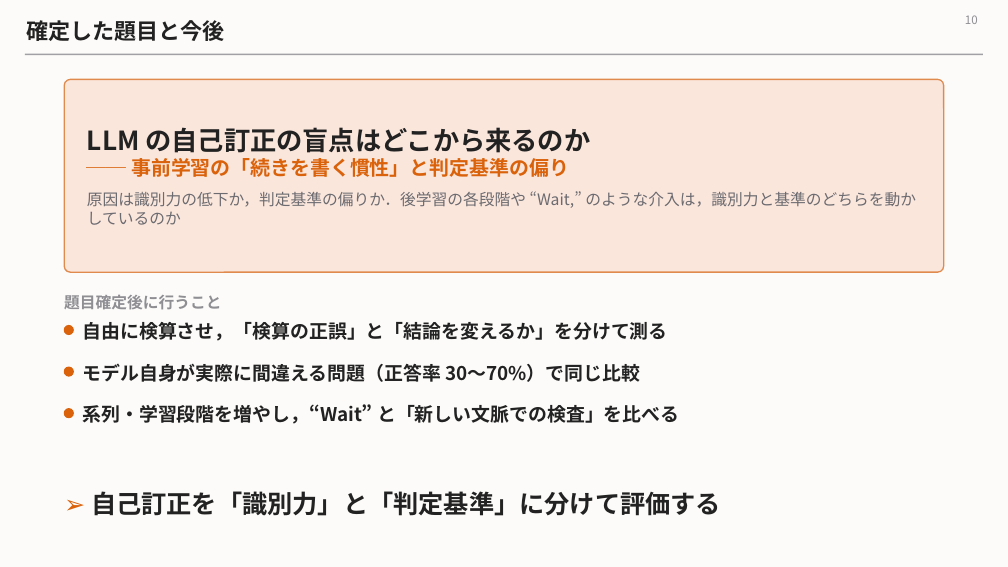
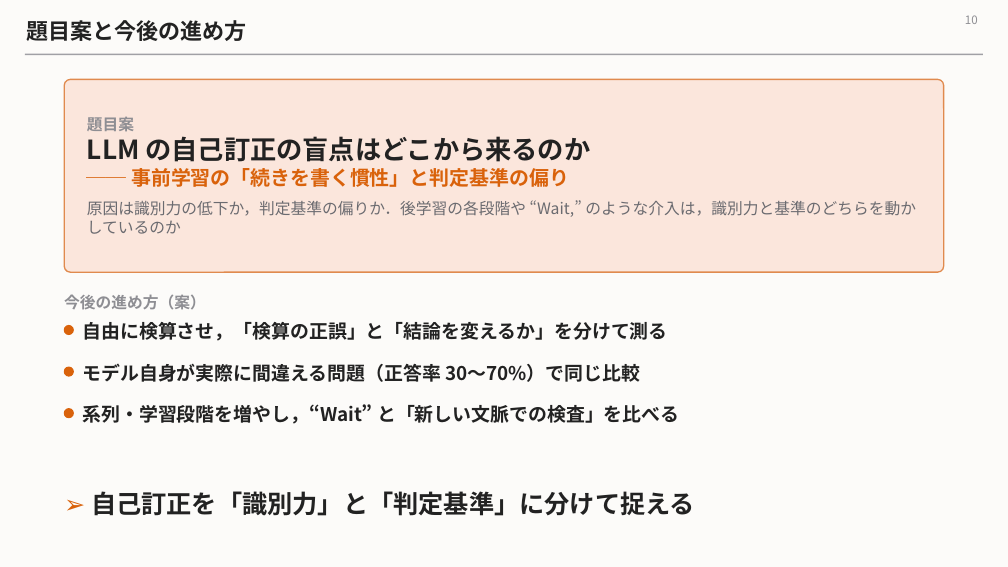
Before and after one commit to Nhckdvrl/ssn-group-papaer, a slide deck: slide 10 of workbench/mechanism-population-dynamics/zemi_2026-11.pptx. Drawn at 1008x567 pixels with LibreOffice and Linux fonts; fonts in the diff are those of the drawing. Boxes give left, top, right and bottom in pixels: in the first picture for what was removed or moved away, otherwise in the second. Text is boxed around its words. In the diff, an @@ line names an element or a change of style, - is before the commit and + after.

```diff
--- a/workbench/mechanism-population-dynamics/zemi_2026-11.pptx
+++ b/workbench/mechanism-population-dynamics/zemi_2026-11.pptx
@@ title at [26, 20, 247, 41]: text changed @@
-確定した題目と今後
+題目案と今後の進め方
@@ text at [87, 117, 134, 131]: paragraph added @@
+題目案
@@ text at [64, 294, 206, 310]: text changed @@
-題目確定後に行うこと
+今後の進め方（案）
@@ text at [91, 491, 695, 516]: text changed @@
-➢ 自己訂正を「識別力」と「判定基準」に分けて評価する
+➢ 自己訂正を「識別力」と「判定基準」に分けて捉える
```
Also in this commit, not shown: 1 other slide changed.
